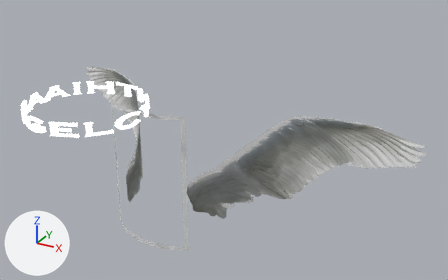
The glTF model model/Ange-aa.glb as it was, and as the next commit left it.
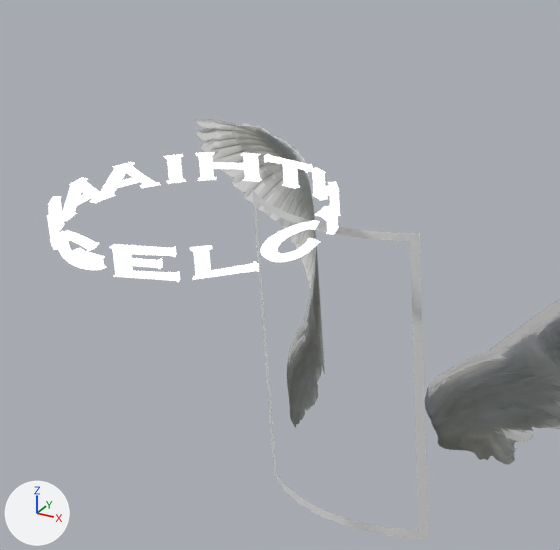
Old and new are each drawn whole from a 50 mm lens placed at (6.41, -7.08, 5.64), pointed at (1.12, 2.53, 0.83) and again close up on the part from 0% to 55% of the width and 5% to 92% of the height. Lighting does not change. The marker at lower left points along +X, +Y and +Z. Both versions are drawn at frame 149 of the action 'Anim_0'; the numbers are the values there.

Objects in the first close-up: 'jw.psd.3', 'wwwwww', 'yo.3', '平面.2'.
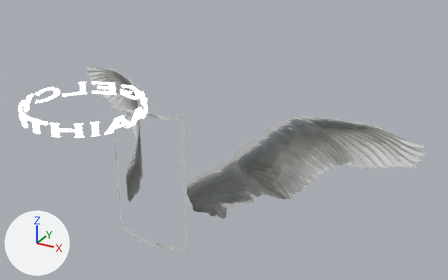
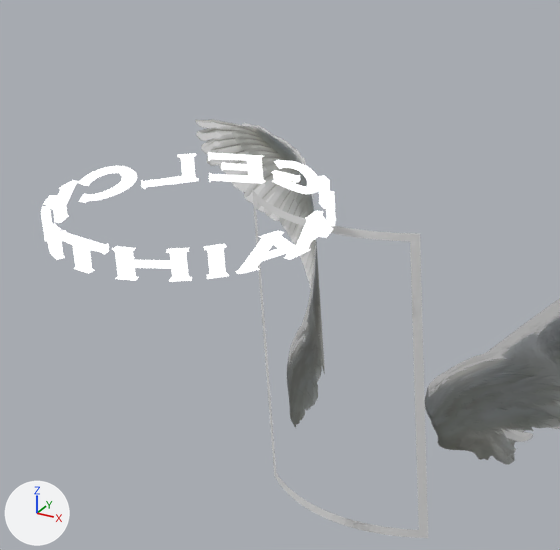
The change in detail:
Object 'wwwwww' (ob_wwwwww) turns from (0, 0, 99) to (0, 0, -82) degrees about x, y and z.

Pixel boxes [x1, y1, x2, y2] of what changed, in the close-ups (560 x 550 px):
'wwwwww', turned
    before: [47, 152, 340, 282]
    after: [41, 152, 336, 282]
